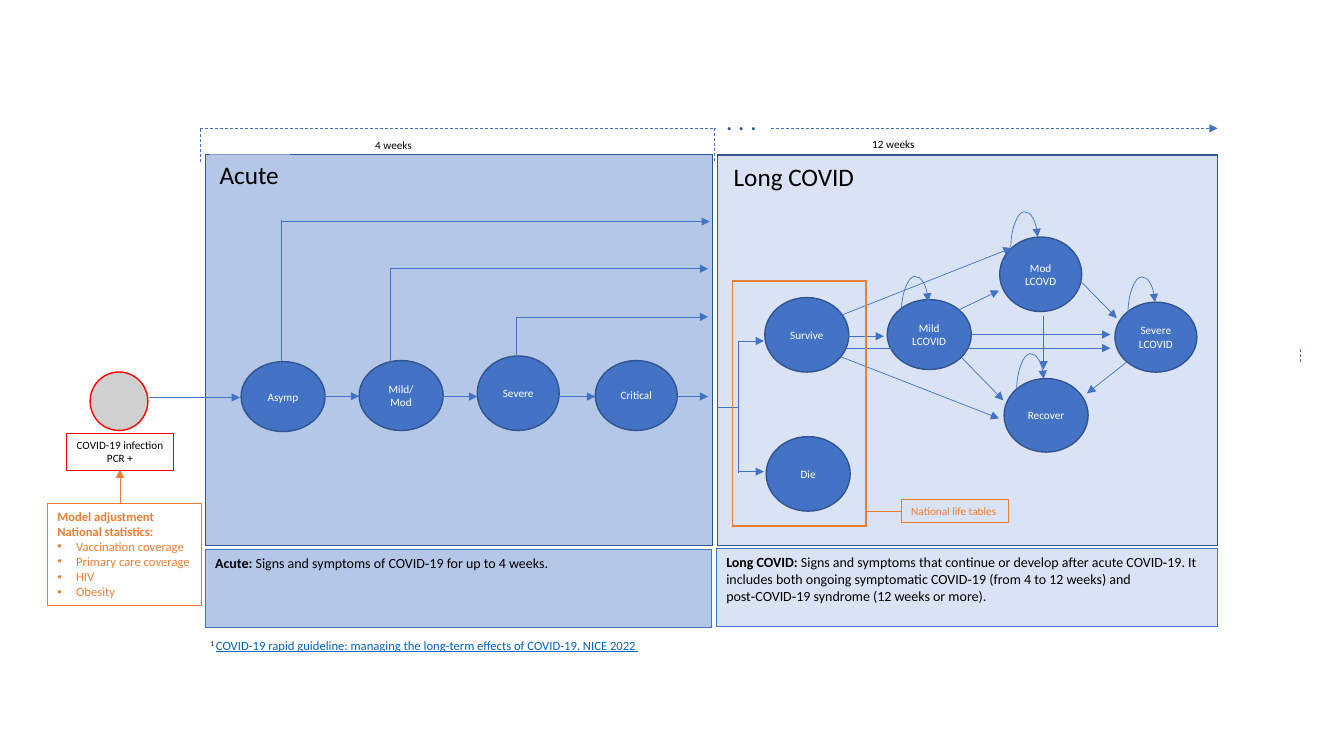
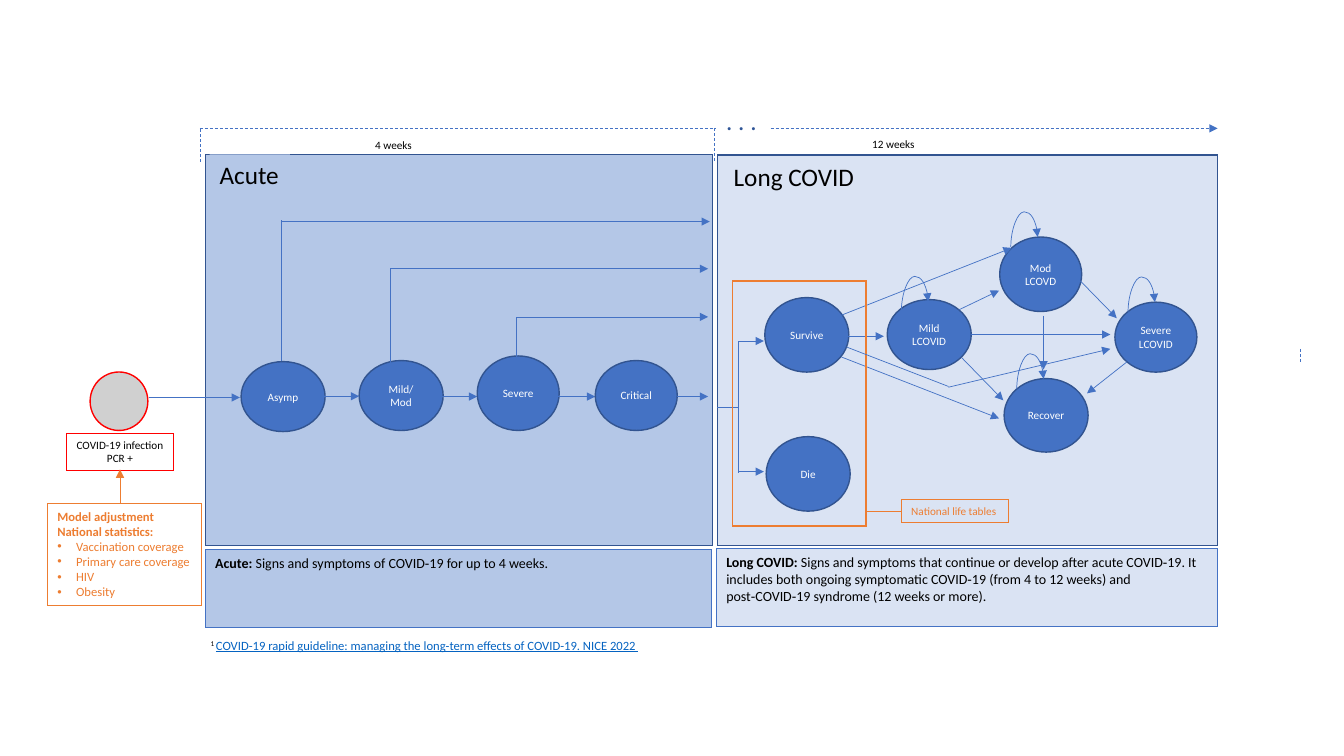
Before and after one commit to angelajben/Long_covid_burden, a slide deck: slide 2 of model/LCOVID_model_prototype.pptx. Drawn at 1344x756 pixels with LibreOffice and Linux fonts; fonts in the diff are those of the drawing; grey boxes stand for pictures. Boxes give left, top, right and bottom in pixels: in the first picture for what was removed or moved away, otherwise in the second. Text is boxed around its words. In the diff, an @@ line names an element or a change of style, - is before the commit and + after.

Commit message:
model structure update

```diff
--- a/model/LCOVID_model_prototype.pptx
+++ b/model/LCOVID_model_prototype.pptx
@@ line added from (847, 347) to (949, 386), #4472C4 0.5 pt @@
@@ arrow moved from (846, 348) - (1111, 348) to (949, 387) - (1111, 349) @@
```
